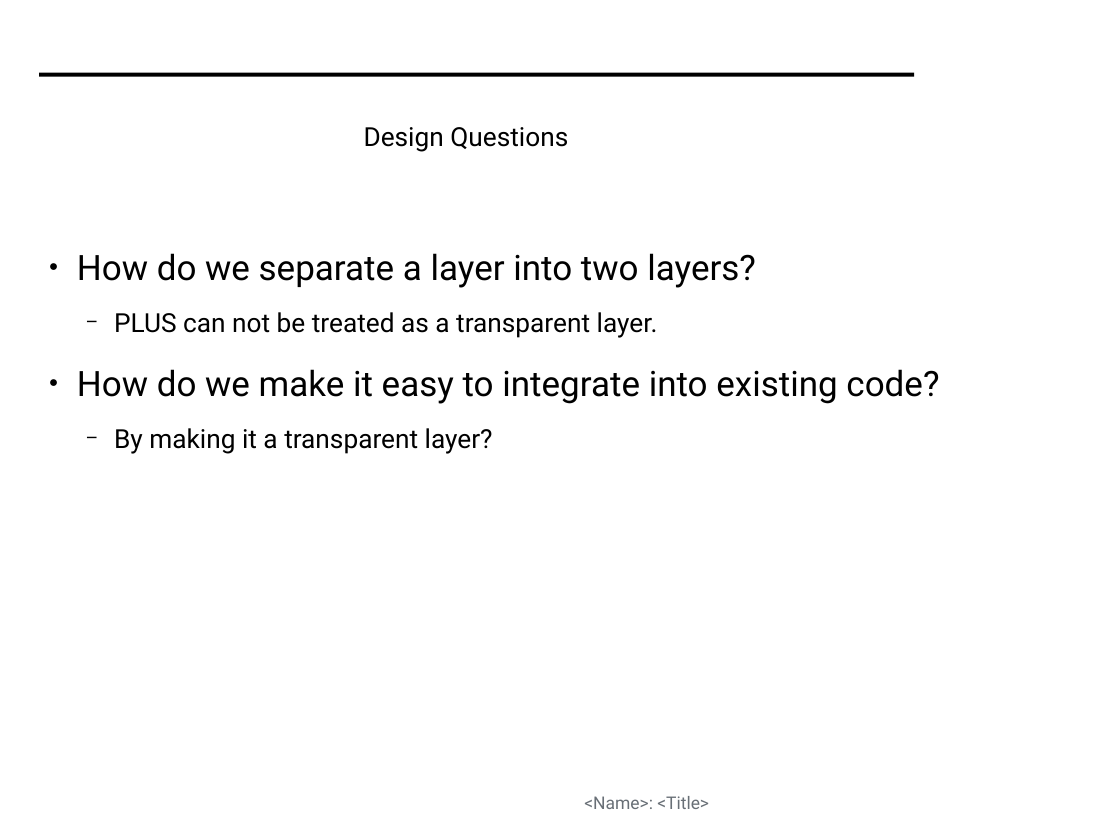
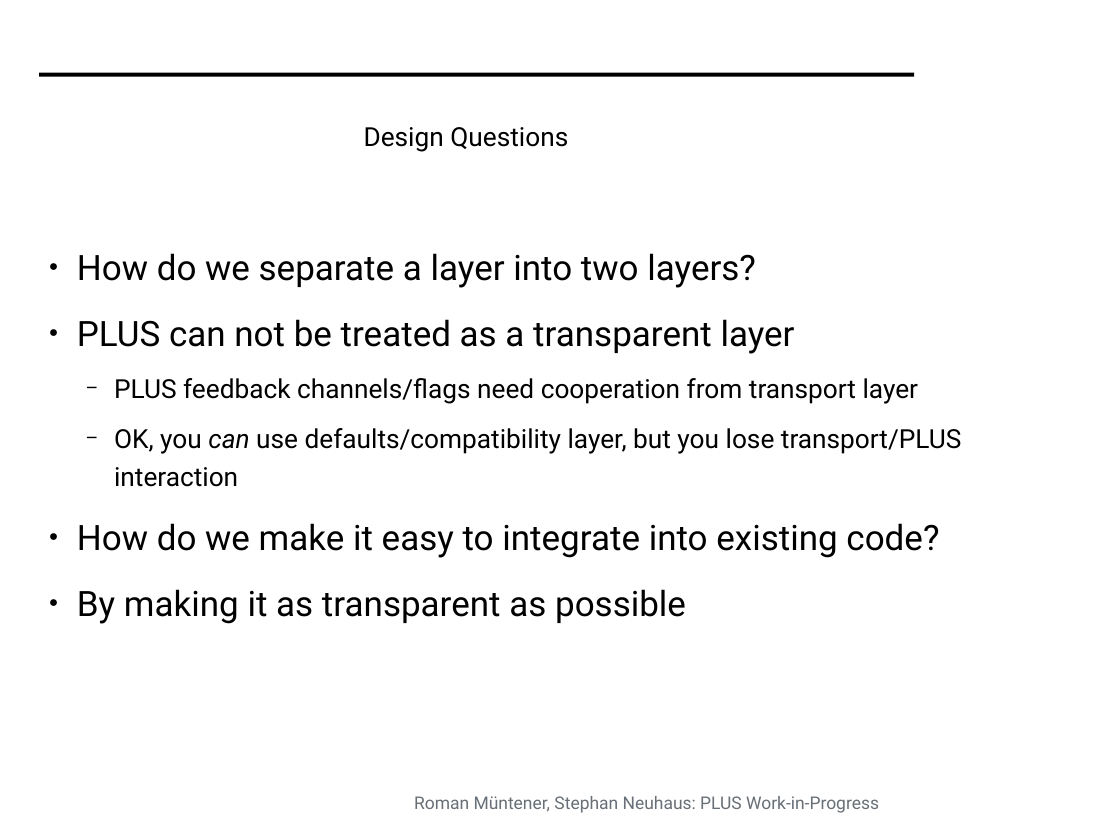
Before and after one commit to mami-project/roadshows, a slide deck: slide 5 of mami-oslo/PLUS_WIP.odp (slide 3 before the commit). Drawn at 1120x840 pixels with LibreOffice and Linux fonts; fonts in the diff are those of the drawing; background and template pictures are left out. Boxes give left, top, right and bottom in pixels: in the first picture for what was removed or moved away, otherwise in the second. Text is boxed around its words. In the diff, an @@ line names an element or a change of style, - is before the commit and + after.

Commit message:
More on PLUS

```diff
--- a/mami-oslo/PLUS_WIP.odp
+++ b/mami-oslo/PLUS_WIP.odp
@@ text at <box>77,319,962,487</box>: text changed @@
-  − PLUS can not be treated as a transparent layer.
+● PLUS can not be treated as a transparent layer
+  − PLUS feedback channels/flags need cooperation from transport layer
+  − OK, you can use defaults/compatibility layer, but you lose transport/PLUS interaction
@@ text at <box>77,589,686,624</box>: text changed; size 24 to 32 pt @@
-  − By making it a transparent layer?
+● By making it as transparent as possible
@@ text at <box>414,796,879,813</box>: text changed @@
-<Name>: <Title>
+Roman Müntener, Stephan Neuhaus: PLUS Work-in-Progress
```
Also in this commit, not shown: 12 other slides changed, 5 slides added, 1 slide removed.
